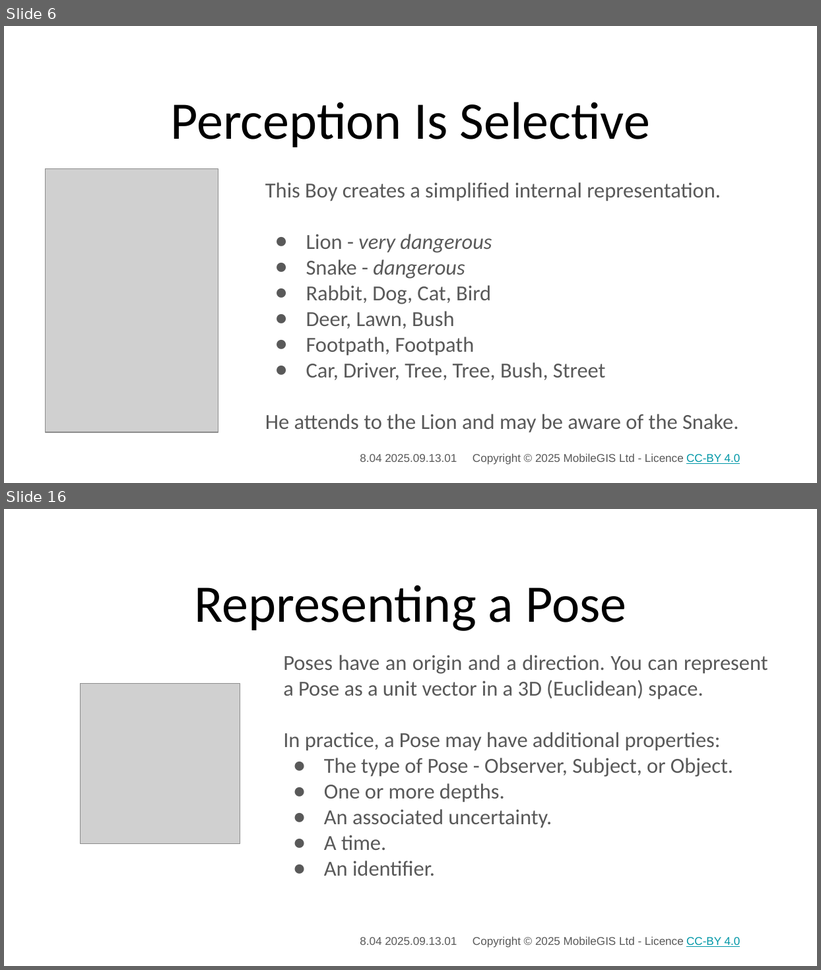
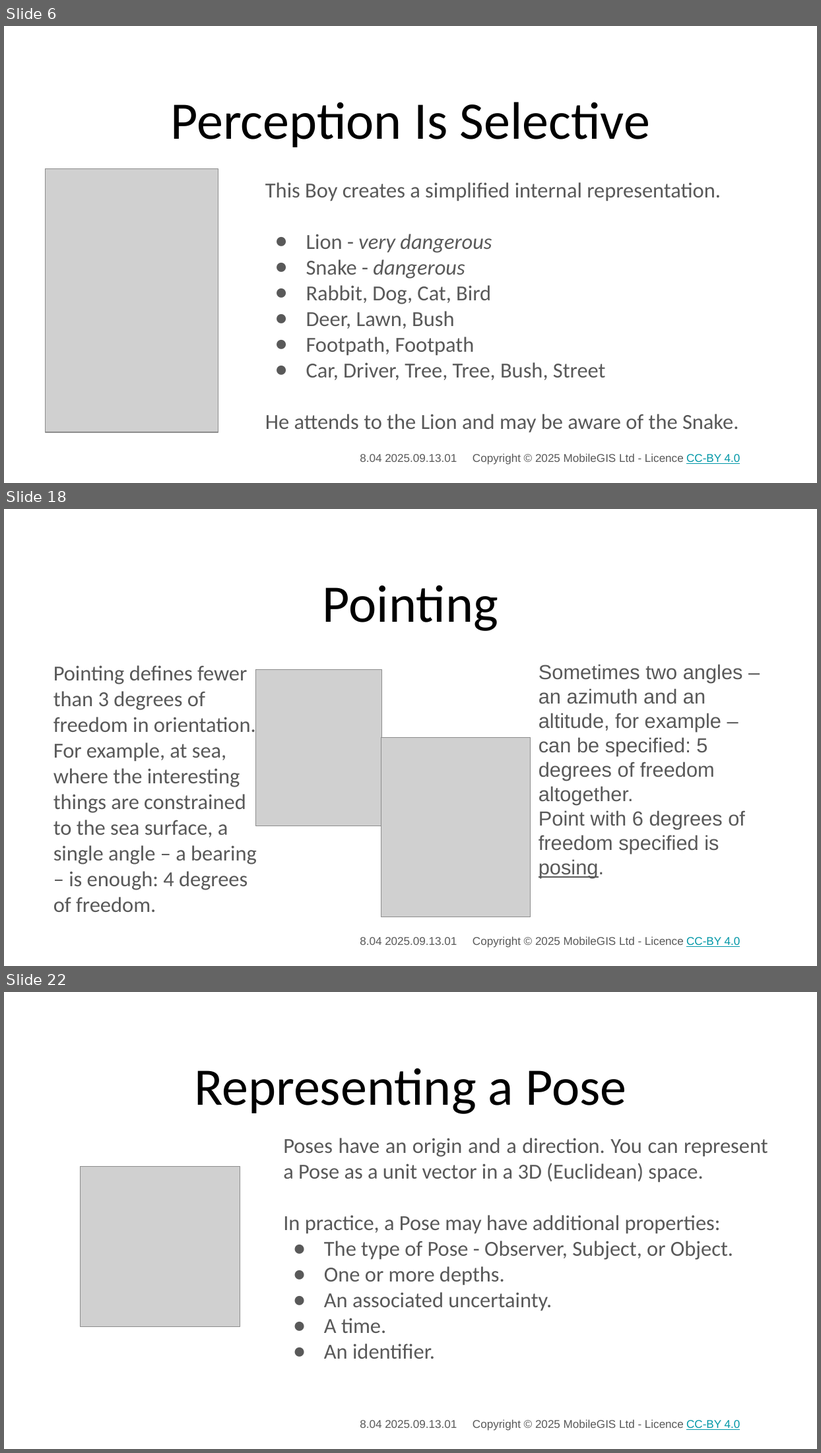
Before and after one commit to 3DXScape/PoseBits, a slide deck: Slides/Origins/Attention, the Origin of Pose_01.pptx. Shown one above the other, each under a label of ours: slides 6 and 16 before the commit, slides 6, 18 and 22 after it; the slides between them are not shown. The pictures are 821x970 and 821x1453 pixels, drawn with LibreOffice and Linux fonts; fonts in the diff are those of the drawing; grey boxes stand for pictures; background and template pictures are left out. Boxes give left, top, right and bottom in pixels: in the first picture for what was removed or moved away, otherwise in the second. Text is boxed around its words. In the diff, an @@ line names an element or a change of style, - is before the commit and + after.

```diff
--- a/Slides/Origins/Attention, the Origin of Pose_01.pptx
+++ b/Slides/Origins/Attention, the Origin of Pose_01.pptx
@@ slide 18 added at <box>4,509,817,966</box>, background #FFFFFF; not listed: 1 template element that a slide beside it also shows @@
@@ title added at <box>323,585,498,631</box>, 46.8 pt, text #000000 @@
+Pointing
@@ text added at <box>54,665,257,912</box>, 19 pt, text #595959 @@
+Pointing defines fewer than 3 degrees of freedom in orientation.
+For example, at sea, where the interesting things are constrained to the sea surface, a single angle – a bearing – is enough: 4 degrees of freedom.
@@ text added at <box>539,664,745,879</box>, 18 pt, text #595959 @@
+Sometimes two angles – an azimuth and an altitude, for example – can be specified: 5 degrees of freedom altogether.
+Point with 6 degrees of freedom specified is posing.
@@ picture added at <box>256,670,382,826</box> @@
@@ picture added at <box>382,737,531,917</box> @@
@@ what was slide 16 is now slide 22 @@
```
Also in this commit, not shown: 14 slides changed, 5 other slides added, 2 other files.
